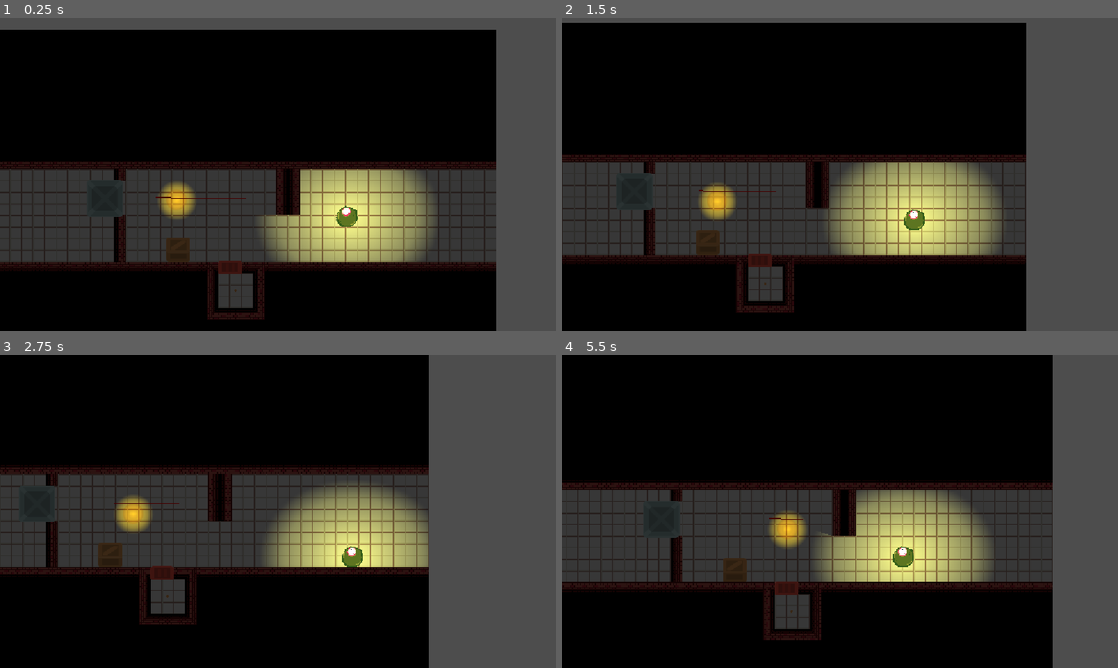
Above: before the commit, frames 1-4 (two rows, left to right).
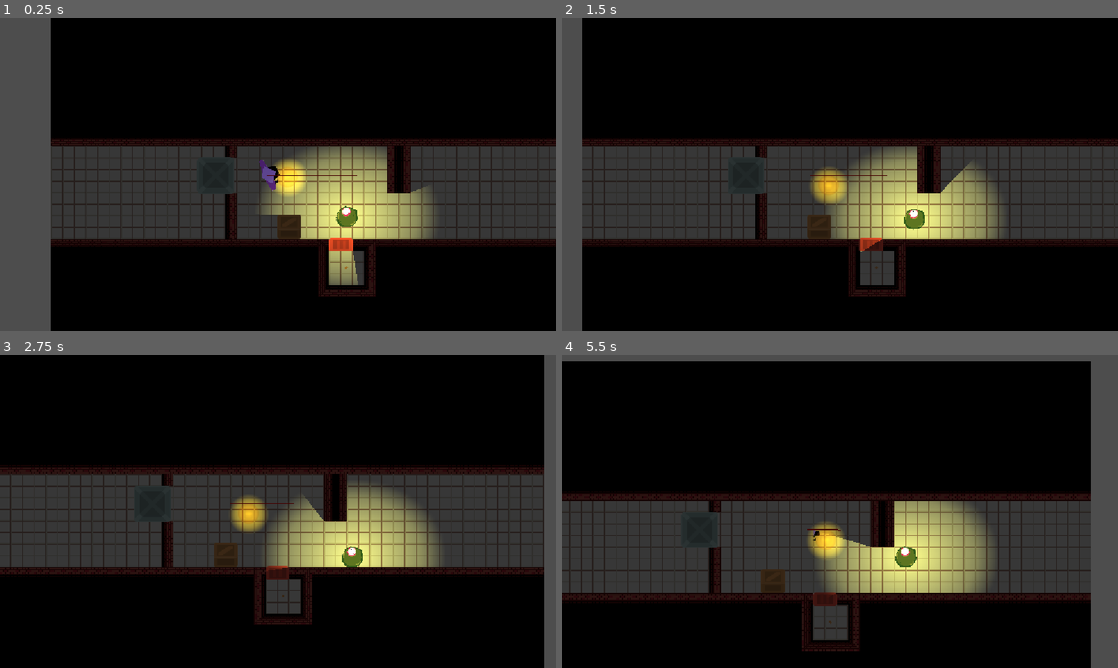
Above: after the commit, the same moments.

Repository: BaunOfir/Lights-Out
Game: Godot game, scene res://Scenes/Level.tscn
The game is run twice, just before and just after one commit, with the same random seed, the same clock (stepped at 60 frames per second) and the same inputs.
Inputs:
- Up to frame 1 (0.25 s): no input
- Up to frame 2 (1.5 s): hold D (derecha) 0.53-1.28 s; tap E (interactuar) at 0.6, 1.35 s; hold S (abajo) from 1.28 s (still down)
- Up to frame 3 (2.75 s): release S (abajo) at 2.03 s; hold D (derecha) from 2.03 s (still down); tap E (interactuar) at 2.1 s
- Up to frame 4 (5.5 s): release D (derecha) at 2.78 s; hold W (arriba) 2.78-3.53 s; tap E (interactuar) every 0.75 s from 2.85 to 5.1 s; hold Left (izquierda) 3.53-5.03 s; hold S (abajo) from 5.03 s (still down)

The runs differ from the first frame. In frame 1, 38% of the frame differs, in the area x 0-100%, y 0-100%; in frame 2, 36%; in frame 3, 24%; in frame 4, 25%.

Commit message:
correcciones clase 16/10

Diff:
--- a/Scenes/Level.tscn
+++ b/Scenes/Level.tscn
@@ -95,7 +95,7 @@
 scale = Vector2(5.0951333, 4.627315)
 
 [node name="Player" parent="." unique_id=2090145177 instance=ExtResource("4_ienac")]
-position = Vector2(1766, 332)
+position = Vector2(233, 647)
 
 [node name="Escondite" parent="." unique_id=1155506479 instance=ExtResource("2_xylue")]
 position = Vector2(-556.00006, 792.00006)
--- a/Scenes/PrefabScenes/Player.tscn
+++ b/Scenes/PrefabScenes/Player.tscn
@@ -51,3 +51,5 @@
 [node name="TimerMostrarHP" type="Timer" parent="." index="8" unique_id=629363220]
 unique_name_in_owner = true
 wait_time = 2.0
+
+[connection signal="body_exited" from="AreaPosecion" to="." method="_on_area_posecion_body_exited"]
--- a/Scenes/PrefabScenes/enemigo_1.0.tscn
+++ b/Scenes/PrefabScenes/enemigo_1.0.tscn
@@ -3,6 +3,7 @@
 [ext_resource type="Script" uid="uid://cmp8qncdngyci" path="res://Scripts/enemigo1.0.gd" id="1_1eoye"]
 [ext_resource type="Texture2D" uid="uid://bf60uf4a0lrsu" path="res://Asset/PNG/Retina/guardia.png" id="2_1eoye"]
 [ext_resource type="Texture2D" uid="uid://c3ylmr6t8rqs7" path="res://Asset/PNG/Default size/Environment/environment_12.png" id="3_82rgt"]
+[ext_resource type="Texture2D" uid="uid://rmcroqn131nt" path="res://Asset/PNG/Retina/alerta.png" id="4_0g2ga"]
 
 [sub_resource type="CanvasItemMaterial" id="CanvasItemMaterial_7164t"]
 light_mode = 2
@@ -62,5 +63,11 @@
 debug_enabled = true
 debug_path_custom_color = Color(0.8331668, 0, 0, 1)
 
+[node name="Alerta" type="Sprite2D" parent="." unique_id=1636840496]
+position = Vector2(-32.5, -12.750004)
+rotation = 2.7464488
+scale = Vector2(0.063907124, 0.063907124)
+texture = ExtResource("4_0g2ga")
+
 [connection signal="body_entered" from="Sprite2D/Area2D" to="." method="_on_area_2d_body_entered"]
 [connection signal="body_exited" from="Sprite2D/Area2D" to="." method="_on_area_2d_body_exited"]
--- a/Scripts/character_body_2d.gd
+++ b/Scripts/character_body_2d.gd
@@ -1,6 +1,8 @@
 extends CharacterBody2D
 
 const VELOCIDAD = 700
+const ACELERACION=2000
+
 var guardia_cercano=null
 var en_posesion=false
 var tiene_llave=false
@@ -24,22 +26,27 @@
 	barra_posesion.value=Timer_posesion.wait_time
 	barra_posesion.hide()
 	Timer_posesion.timeout.connect(terminar_posesion)
-
+	%TimerMostrarHP.timeout.connect(_esconder_barra_hp)
 func _process(_delta: float) -> void:
 	if en_posesion:
 		barra_posesion.value = Timer_posesion.time_left
 
 func _physics_process(delta: float) -> void:
+	var direccion = Input.get_vector("izquierda", "derecha", "arriba", "abajo")
 
-	var direccion = Input.get_vector("izquierda","derecha","arriba","abajo")
-
-	velocity = direccion * VELOCIDAD
-
-
-
-	#velocity = move_toward(velocity, direccion * VELOCIDAD, delta * ACELERACION)
+	if direccion != Vector2.ZERO:
+		velocity = velocity.move_toward(direccion * VELOCIDAD, ACELERACION * delta)
+	else:
+		velocity = velocity.move_toward(Vector2.ZERO, ACELERACION * delta)
 
 	move_and_slide()
+
+	if Input.is_action_just_pressed("interactuar"):
+		print("EE EE EE")
+		if guardia_cercano != null:
+			print("HAY UN GUARDIA CERCA")
+			poseer_guardia()
+
 
 	if Input.is_action_just_pressed("interactuar"):
 		print("EE EE EE")
@@ -47,6 +54,10 @@
 			print("HAY UN GUARDIA CERCA")
 			poseer_guardia()
 
+
+func _on_area_posecion_body_exited(cuerpo: Node2D) -> void:
+	if cuerpo.is_in_group("guardia"):
+		guardia_cercano=null
 
 
 func _on_area_posecion_body_entered(cuerpo: Node2D) -> void:
@@ -81,13 +92,11 @@
 	barra_vida.value = vida_actual
 	barra_vida.show()
 	mostrar_vida = true
-	#%TimerMostrarHP.start()
-
-	#en ready...
-	# %TimerMostrarHP.timeout.connect(_esconder_barra_hp)
-	# si queres siempre mostrar el hp si estamos muy dañados, la funcion
-	# puede tener un if que mide la vida restante.
-
+	$TimerMostrarHP.start()
+	if vida_actual>vida_max*0.25:
+		$%TimerMostrarHP.start()
+	else:
+		$TimerMostrarHP.stop()
 
 	print("Vida actual: ", vida_actual)
 
@@ -99,3 +108,7 @@
 	barra_posesion.hide()
 
 	print("POSESIÓN TERMINADA")
+
+func _esconder_barra_hp():
+	if vida_actual>vida_max*0.25:
+		$BarraVida.hide()
--- a/Scripts/enemigo1.0.gd
+++ b/Scripts/enemigo1.0.gd
@@ -53,6 +53,7 @@
 	# Persige al jugador /utilizo la target de la navegacion
 	# y le adjudico la posicion del jugador en la esena
 	elif persiguiendo and jugador != null and not jugador_escondido:
+		$Alerta.show()
 		navegacion.target_position = jugador.global_position
 
 	# Patrulla entre 2 puntos el target en esta oportunidad
@@ -94,6 +95,7 @@
 
 	# volver al inicio de patrulla
 	elif not volviendo and not persiguiendo and patrullaje_activo:
+		$Alerta.hide()
 		if global_position.distance_to(navegacion.target_position) < 10.0:
 			ir_final = not ir_final
 			velocity = Vector2.ZERO
@@ -117,6 +119,7 @@
 
 # jugador escondido
 func _on_escondite_jugador_escondido() -> void:
+	$Alerta.hide()
 	jugador_escondido = true
 	dentro_luz = false
 
Binary file added: Asset/PNG/Default size/alerta.png
Not shown, added: Asset/PNG/Default size/alerta.png.import
Binary file added: Asset/PNG/Retina/alerta.png
Not shown, added: Asset/PNG/Retina/alerta.png.import
